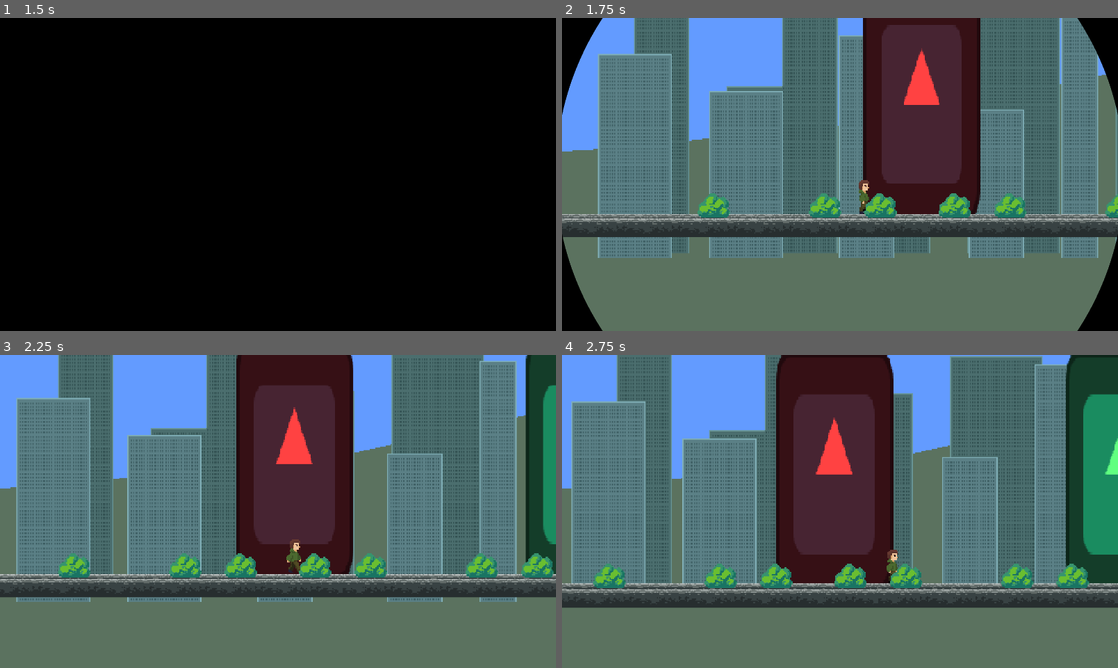
Above: before the commit, frames 1-4 (two rows, left to right).
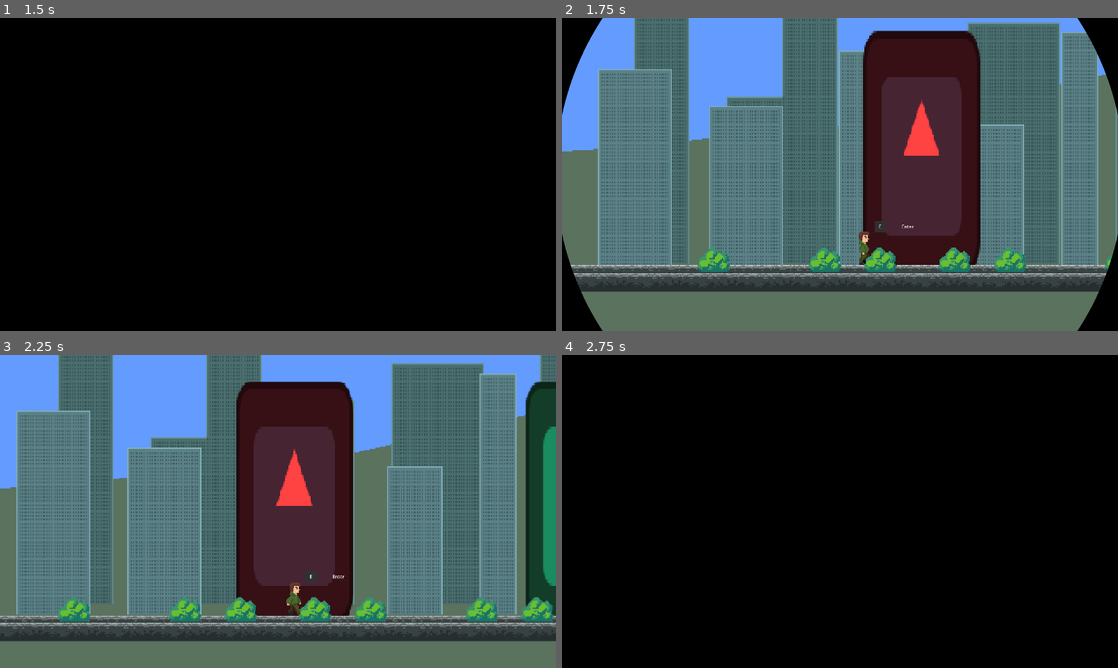
Above: after the commit, the same moments.

Repository: BoikoMaximAlexeevych/AndThenThereWereNone
Game: Godot game, scene res://scenes/ui/main_menu.tscn
Same seed, same stepped clock (60 frames per second), same inputs: the game is played once before the commit and once after it. Before the commit the project has no main scene; this scene is started directly in both runs. The engine's default icon, where the game draws it, is replaced by a stand-in: a white triangle on a blue panel in a dark square.
Inputs:
- Up to frame 1 (1.5 s): click "PLAY" at 0.5 s; hold D (move_right) from 1.28 s (still down); tap E (interact, bound only after the commit) at 1.35 s
- Up to frame 2 (1.75 s): keep holding D (move_right); tap Space (move_jump) at 1.52 s
- Up to frame 3 (2.25 s): keep holding D (move_right); tap E (interact, bound only after the commit) at 2.1 s
- Up to frame 4 (2.75 s): keep holding D (move_right); tap Space (move_jump) at 2.27 s

Frame 1 is identical in both runs. In frame 2, 28% of the frame differs, in the area x 0-100%, y 0-88%; in frame 3, 34%; in frame 4, 100%, in the area x 0-100%, y 0-100%.

Commit message:
setup main scene
yep

Diff:
--- /dev/null
+++ b/interaction_component.gd
@@ -0,0 +1,15 @@
+class_name InteractionComponent extends Node
+
+@export var input_component: InputComponent
+
+var character_can_enter := false
+
+func _ready() -> void:
+	SignalBus.character_can_enter_toggled.connect(_on_character_can_enter_toggled)
+
+func update():
+	if input_component.enter_pressed and character_can_enter:
+		SignalBus.player_enters_room.emit()
+
+func _on_character_can_enter_toggled():
+	character_can_enter = not character_can_enter
--- a/project.godot
+++ b/project.godot
@@ -11,6 +11,7 @@
 [application]
 
 config/name="AndThenThereWereNone"
+run/main_scene="uid://toa36wpelqr1"
 config/features=PackedStringArray("4.7", "GL Compatibility")
 run/max_fps=60
 config/icon="res://assets/icon.svg"
@@ -55,6 +56,11 @@
 "events": [Object(InputEventKey,"resource_local_to_scene":false,"resource_name":"","device":-1,"window_id":0,"alt_press …(191 unchanged characters)…
 ]
 }
+interact={
+"deadzone": 0.2,
+"events": [Object(InputEventKey,"resource_local_to_scene":false,"resource_name":"","device":-1,"window_id":0,"alt_pressed":false,"shift_pressed":false,"ctrl_pressed":false,"meta_pressed":false,"pressed":false,"keycode":0,"physical_keycode":69,"key_label":0,"unicode":101,"location":0,"echo":false,"script":null)
+]
+}
 
 [physics]
 
--- /dev/null
+++ b/resources/new_resource.tres
@@ -0,0 +1,7 @@
+[gd_resource type="Resource" script_class="RoomData" format=3 uid="uid://mawy6mlnospw"]
+
+[ext_resource type="Script" uid="uid://dh6aux36cyex6" path="res://scripts/RoomData.gd" id="1_6p7ku"]
+
+[resource]
+script = ExtResource("1_6p7ku")
+metadata/_custom_type_script = "uid://dh6aux36cyex6"
--- a/scenes/character.tscn
+++ b/scenes/character.tscn
@@ -5,6 +5,7 @@
 [ext_resource type="Texture2D" uid="uid://dpeh7rqpwsnah" path="res://assets/mgg (6).png" id="2_0lw5n"]
 [ext_resource type="Script" uid="uid://b2g6fg8wfvfnx" path="res://scripts/input_component.gd" id="2_rkhd4"]
 [ext_resource type="Script" uid="uid://wmxckpjx1j0" path="res://scripts/hitbox_component.gd" id="6_0lw5n"]
+[ext_resource type="Script" uid="uid://bs6hmm4hjs6f8" path="res://interaction_component.gd" id="6_a5ia6"]
 [ext_resource type="Script" uid="uid://c05o8ri7as1kd" path="res://scripts/camera_control_component.gd" id="7_2cgup"]
 [ext_resource type="Script" uid="uid://dm1bntgwxsus0" path="res://scripts/animation_state_component.gd" id="7_a5ia6"]
 
@@ -220,12 +221,13 @@
 transitions = ["Start", "Idle", SubResource("AnimationNodeStateMachineTransition_50cep"), "Idle", "Walk", SubResource("AnimationNodeStateMachineTransition_8yvht"), "Walk", "Idle", SubResource("AnimationNodeStateMachineTransition_lagn4")]
 graph_offset = Vector2(78, -134)
 
-[node name="Character" type="CharacterBody2D" unique_id=118948951 node_paths=PackedStringArray("input_component", "movement_component", "camera_control_component", "animation_state_component")]
+[node name="Character" type="CharacterBody2D" unique_id=118948951 node_paths=PackedStringArray("input_component", "movement_component", "camera_control_component", "animation_state_component", "interaction_component")]
 script = ExtResource("1_lrhn5")
 input_component = NodePath("Components/InputComponent")
 movement_component = NodePath("Components/MovementComponent")
 camera_control_component = NodePath("Components/CameraControlComponent")
 animation_state_component = NodePath("Components/AnimationStateComponent")
+interaction_component = NodePath("Components/InteractionComponent")
 
 [node name="Components" type="Node" parent="." unique_id=398867761]
 
@@ -256,6 +258,11 @@
 animation_tree = NodePath("../../AnimationTree")
 metadata/_custom_type_script = "uid://dm1bntgwxsus0"
 
+[node name="InteractionComponent" type="Node" parent="Components" unique_id=267101170 node_paths=PackedStringArray("input_component")]
+script = ExtResource("6_a5ia6")
+input_component = NodePath("../InputComponent")
+metadata/_custom_type_script = "uid://bs6hmm4hjs6f8"
+
 [node name="visibleItems" type="Node2D" parent="." unique_id=921784716]
 
 [node name="Sprite2D" type="Sprite2D" parent="visibleItems" unique_id=1112571107]
@@ -268,6 +275,7 @@
 shape = SubResource("CapsuleShape2D_g4v7s")
 
 [node name="Camera2D" type="Camera2D" parent="." unique_id=231829282]
+offset = Vector2(0, -32)
 position_smoothing_enabled = true
 drag_horizontal_enabled = true
 drag_horizontal_offset = 0.14
@@ -295,3 +303,11 @@
 anim_player = NodePath("../AnimationPlayer")
 parameters/Idle/blend_position = 0.0
 parameters/Walk/blend_position = 0.0
+
+[node name="UI_Marker" type="Control" parent="." unique_id=223231562]
+layout_mode = 3
+anchors_preset = 0
+offset_left = 9.0
+offset_top = -23.475
+offset_right = 9.095
+offset_bottom = -23.475
--- a/scenes/game.tscn
+++ b/scenes/game.tscn
@@ -2,6 +2,7 @@
 
 [ext_resource type="PackedScene" uid="uid://cicvc5eydpw26" path="res://scenes/character.tscn" id="1_yqjtg"]
 [ext_resource type="PackedScene" uid="uid://km7k5s4uhatl" path="res://scenes/test_level.tscn" id="2_yqjtg"]
+[ext_resource type="PackedScene" uid="uid://dlfbsofhak3sl" path="res://scenes/ui/interaction_hint.tscn" id="3_lnu2h"]
 
 [node name="Game" type="Node2D" unique_id=775338362]
 
@@ -29,3 +30,9 @@
 [node name="Character" parent="CanvasLayer/SubViewportContainer/SubViewport" unique_id=118948951 instance=ExtResource("1_yqjtg")]
 position = Vector2(47, 75.75)
 disable_mode = 2
+
+[node name="UI_Layer" type="CanvasLayer" parent="." unique_id=87134029]
+
+[node name="InteractionHint" parent="UI_Layer" unique_id=2071176343 node_paths=PackedStringArray("player", "viewport") instance=ExtResource("3_lnu2h")]
+player = NodePath("../../CanvasLayer/SubViewportContainer/SubViewport/Character")
+viewport = NodePath("../../CanvasLayer/SubViewportContainer/SubViewport")
--- /dev/null
+++ b/scenes/room.tscn
@@ -0,0 +1,14 @@
+[gd_scene format=3 uid="uid://ciy0sd8llphxg"]
+
+[ext_resource type="Script" uid="uid://cxflte8p3kaxr" path="res://scripts/room.gd" id="1_ffxv4"]
+[ext_resource type="Script" uid="uid://dh6aux36cyex6" path="res://scripts/RoomData.gd" id="2_ffxv4"]
+
+[sub_resource type="Resource" id="Resource_36trf"]
+script = ExtResource("2_ffxv4")
+metadata/_custom_type_script = "uid://dh6aux36cyex6"
+
+[node name="room" type="Node2D" unique_id=417347654]
+script = ExtResource("1_ffxv4")
+room_data = SubResource("Resource_36trf")
+
+[node name="TileMapLayer" type="TileMapLayer" parent="." unique_id=663286124]
--- a/scenes/test_level.tscn
+++ b/scenes/test_level.tscn
@@ -135,6 +135,7 @@
 script = ExtResource("3_x4b8f")
 collision_shape = NodePath("CollisionShape2D")
 marker = NodePath("Marker2D")
+room_scene = 2
 metadata/_custom_type_script = "uid://2sx2ubw0w5ys"
 
 [node name="CollisionShape2D" type="CollisionShape2D" parent="Houses/Sprite2D2/CameraCaptureArea" unique_id=550460724]
--- /dev/null
+++ b/scenes/test_room_1.tscn
@@ -0,0 +1,3 @@
+[gd_scene format=3 uid="uid://b70o3vpmcwt05"]
+
+[node name="TestRoom1" type="Node2D" unique_id=1102034542]
--- /dev/null
+++ b/scenes/ui/interaction_hint.tscn
@@ -0,0 +1,159 @@
+[gd_scene format=3 uid="uid://dlfbsofhak3sl"]
+
+[ext_resource type="Script" uid="uid://bklemgt8g8r6x" path="res://scripts/interaction_hint.gd" id="1_0wrgi"]
+
+[sub_resource type="Animation" id="Animation_0wrgi"]
+length = 0.001
+tracks/0/type = "value"
+tracks/0/imported = false
+tracks/0/enabled = true
+tracks/0/path = NodePath("MarginContainer/HBoxContainer/ColorRect:offset_transform_position")
+tracks/0/interp = 1
+tracks/0/loop_wrap = true
+tracks/0/keys = {
+"times": PackedFloat32Array(0),
+"transitions": PackedFloat32Array(1),
+"update": 0,
+"values": [Vector2(0, 0)]
+}
+tracks/1/type = "value"
+tracks/1/imported = false
+tracks/1/enabled = true
+tracks/1/path = NodePath(".:visible")
+tracks/1/interp = 1
+tracks/1/loop_wrap = true
+tracks/1/keys = {
+"times": PackedFloat32Array(0),
+"transitions": PackedFloat32Array(1),
+"update": 1,
+"values": [true]
+}
+tracks/2/type = "value"
+tracks/2/imported = false
+tracks/2/enabled = true
+tracks/2/path = NodePath(".:modulate")
+tracks/2/interp = 1
+tracks/2/loop_wrap = true
+tracks/2/keys = {
+"times": PackedFloat32Array(0),
+"transitions": PackedFloat32Array(1),
+"update": 0,
+"values": [Color(1, 1, 1, 1)]
+}
+tracks/3/type = "value"
+tracks/3/imported = false
+tracks/3/enabled = true
+tracks/3/path = NodePath(".:active")
+tracks/3/interp = 1
+tracks/3/loop_wrap = true
+tracks/3/keys = {
+"times": PackedFloat32Array(0),
+"transitions": PackedFloat32Array(1),
+"update": 1,
+"values": [false]
+}
+
+[sub_resource type="Animation" id="Animation_dqjvw"]
+resource_name = "appear"
+length = 0.2
+tracks/0/type = "value"
+tracks/0/imported = false
+tracks/0/enabled = true
+tracks/0/path = NodePath(".:visible")
+tracks/0/interp = 1
+tracks/0/loop_wrap = true
+tracks/0/keys = {
+"times": PackedFloat32Array(0, 0.033333335),
+"transitions": PackedFloat32Array(1, 1),
+"update": 1,
+"values": [false, true]
+}
+tracks/1/type = "value"
+tracks/1/imported = false
+tracks/1/enabled = true
+tracks/1/path = NodePath(".:modulate")
+tracks/1/interp = 1
+tracks/1/loop_wrap = true
+tracks/1/keys = {
+"times": PackedFloat32Array(0, 0.2),
+"transitions": PackedFloat32Array(1, 1),
+"update": 0,
+"values": [Color(1, 1, 1, 0), Color(1, 1, 1, 1)]
+}
+tracks/2/type = "value"
+tracks/2/imported = false
+tracks/2/enabled = true
+tracks/2/path = NodePath(".:active")
+tracks/2/interp = 1
+tracks/2/loop_wrap = true
+tracks/2/keys = {
+"times": PackedFloat32Array(0, 0.033333335),
+"transitions": PackedFloat32Array(1, 1),
+"update": 1,
+"values": [false, true]
+}
+
+[sub_resource type="Animation" id="Animation_li7cg"]
+resource_name = "press_button"
+loop_mode = 1
+tracks/0/type = "value"
+tracks/0/imported = false
+tracks/0/enabled = true
+tracks/0/path = NodePath("MarginContainer/HBoxContainer/ColorRect:offset_transform_position")
+tracks/0/interp = 0
+tracks/0/loop_wrap = true
+tracks/0/keys = {
+"times": PackedFloat32Array(0, 0.5),
+"transitions": PackedFloat32Array(1, 1),
+"update": 1,
+"values": [Vector2(0, 0), Vector2(0, 5)]
+}
+
+[sub_resource type="AnimationLibrary" id="AnimationLibrary_0wrgi"]
+_data = {
+&"RESET": SubResource("Animation_0wrgi"),
+&"appear": SubResource("Animation_dqjvw"),
+&"press_button": SubResource("Animation_li7cg")
+}
+
+[node name="InteractionHint" type="Control" unique_id=2071176343]
+layout_mode = 3
+anchors_preset = 0
+script = ExtResource("1_0wrgi")
+
+[node name="MarginContainer" type="MarginContainer" parent="." unique_id=18343173]
+layout_mode = 0
+offset_right = 187.0
+offset_bottom = 40.0
+
+[node name="HBoxContainer" type="HBoxContainer" parent="MarginContainer" unique_id=376929080]
+layout_mode = 2
+
+[node name="ColorRect" type="ColorRect" parent="MarginContainer/HBoxContainer" unique_id=1215667955]
+custom_minimum_size = Vector2(40, 40)
+custom_maximum_size = Vector2(40, 40)
+layout_mode = 2
+size_flags_horizontal = 3
+offset_transform_enabled = true
+color = Color(0.19090384, 0.19090384, 0.19090384, 1)
+
+[node name="RichTextLabel" type="RichTextLabel" parent="MarginContainer/HBoxContainer/ColorRect" unique_id=1381252788]
+layout_mode = 0
+offset_right = 40.0
+offset_bottom = 40.0
+text = "X"
+horizontal_alignment = 1
+vertical_alignment = 1
+
+[node name="RichTextLabel" type="RichTextLabel" parent="MarginContainer/HBoxContainer" unique_id=191193030]
+layout_mode = 2
+size_flags_horizontal = 3
+size_flags_stretch_ratio = 4.08
+text = "placeholder text
+"
+horizontal_alignment = 1
+vertical_alignment = 1
+
+[node name="AnimationPlayer" type="AnimationPlayer" parent="." unique_id=1876748852]
+libraries/ = SubResource("AnimationLibrary_0wrgi")
+autoplay = &"press_button"
--- a/scenes/ui/main_menu.tscn
+++ b/scenes/ui/main_menu.tscn
@@ -1,6 +1,6 @@
 [gd_scene format=3 uid="uid://toa36wpelqr1"]
 
-[ext_resource type="Script" uid="uid://dx6g5b0fkcugf" path="res://scenes/ui/main_menu.gd" id="1_sl1te"]
+[ext_resource type="Script" uid="uid://dx6g5b0fkcugf" path="res://scripts/main_menu.gd" id="1_sl1te"]
 
 [node name="MainMenu" type="Control" unique_id=282838932]
 layout_mode = 3
--- /dev/null
+++ b/scripts/RoomData.gd
@@ -0,0 +1,8 @@
+class_name RoomData
+extends Resource
+
+@export var tile_set: TileSet
+@export var garbage_sprites: Array[Texture2D]
+@export var furniture_sprites: Array[Texture2D]
+@export var key_item_sprite: Texture2D
+@export var minigame_scene: String
--- a/scripts/SignalBus.gd
+++ b/scripts/SignalBus.gd
@@ -1,3 +1,10 @@
 extends Node
 
 signal game_state_changed(new_state: Globals.GAME_STATE)
+
+signal show_hint(key: String, hint: String)
+signal hide_hint()
+
+signal character_can_enter_toggled()
+
+signal player_enters_room()
--- a/scripts/camera_capture_area.gd
+++ b/scripts/camera_capture_area.gd
@@ -3,16 +3,26 @@
 
 @export var collision_shape: CollisionShape2D
 @export var marker: Marker2D
+@export var room_scene: Globals.SCENES
+
+var player_in_zone := false
 
 func _ready() -> void:
 	connect("area_entered", _on_area_entered)
 	connect("area_exited", _on_area_exited)
+	SignalBus.player_enters_room.connect(_on_player_enters)
 
 func _on_area_entered(area: Area2D) -> void:
-	print("hey")
 	if area is HitboxComponent:
 		(area as HitboxComponent).entered_camera_lock_area.emit(marker.global_position)
+		SignalBus.character_can_enter_toggled.emit()
+		SignalBus.show_hint.emit("E", "Enter")
 
 func _on_area_exited(area: Area2D) -> void:
 	if area is HitboxComponent:
+		SignalBus.character_can_enter_toggled.emit()
 		(area as HitboxComponent).exited_camera_lock_area.emit()
+		SignalBus.hide_hint.emit()
+
+func _on_player_enters():
+	SceneChangeManager.change_scene_to(room_scene)
--- a/scripts/camera_control_component.gd
+++ b/scripts/camera_control_component.gd
@@ -7,6 +7,8 @@
 
 var in_area: bool = false
 var area_focus_pos: Vector2
+
+var camera_offset = Vector2(0., -32)
 
 func _ready() -> void:
 	hitbox_component.entered_camera_lock_area.connect(_on_entered_cla)
@@ -29,9 +31,9 @@
 			0.05
 		)
 	else:
-		if camera.global_position.distance_to(body.global_position) >= 10.:
+		if camera.global_position.distance_to(body.global_position + camera_offset) >= 10.:
 			camera.global_position = lerp(
 				camera.global_position,
-				body.global_position,
+				body.global_position + camera_offset,
 				0.03
 			)
--- a/scripts/character.gd
+++ b/scripts/character.gd
@@ -1,12 +1,15 @@
-extends CharacterBody2D
+class_name Player extends CharacterBody2D
 
 @export_category("Components")
 @export var input_component: InputComponent
 @export var movement_component: MovementComponent
 @export var camera_control_component: CameraControlComponent
 @export var animation_state_component: AnimationStateComponent
+@export var interaction_component: InteractionComponent
 
 @onready var visibles := $visibleItems
+
+@onready var ui_marker: Control = $UI_Marker
 
 func _update_components(delta: float) -> void:
 	input_component.update()
@@ -14,6 +17,7 @@
 	movement_component.tick(delta)
 	camera_control_component.update()
 	animation_state_component.update()
+	interaction_component.update()
 
 func _physics_process(delta: float) -> void:
 	_update_components(delta)
--- a/scripts/globals.gd
+++ b/scripts/globals.gd
@@ -1,13 +1,15 @@
 extends Node
 
-enum SCENES{MENU, MAIN}
+enum SCENES {MENU, MAIN, ROOM1}
 enum GAME_STATE{PLAY, CUTSCENE}
 
 
 var MENU_PATH: String = "res://scenes/ui/main_menu.tscn"
 var MAIN_SCENE_PATH: String = "res://scenes/game.tscn"
+var ROOM1_PATH: String = "res://scenes/test_room_1.tscn"
 
 var SCENES_DICT: Dictionary[SCENES, String] = {
 	SCENES.MENU: MENU_PATH,
-	SCENES.MAIN: MAIN_SCENE_PATH
+	SCENES.MAIN: MAIN_SCENE_PATH,
+	SCENES.ROOM1: ROOM1_PATH
 	}
--- a/scripts/input_component.gd
+++ b/scripts/input_component.gd
@@ -3,7 +3,9 @@
 
 var movement_direction: Vector2 = Vector2.ZERO
 var jump_pressed: bool = false
+var enter_pressed: bool = false
 
 func update() -> void:
 	movement_direction = Input.get_vector("move_left", "move_right", "move_up", "move_down")
 	jump_pressed = Input.is_action_just_pressed("move_jump")
+	enter_pressed = Input.is_action_just_pressed("interact")
--- /dev/null
+++ b/scripts/interaction_hint.gd
@@ -0,0 +1,33 @@
+extends Control
+
+enum MODE{player, fixed}
+
+@export var player: Player
+@export var mode: MODE
+@export var viewport: SubViewport
+
+@onready var _key: RichTextLabel = $MarginContainer/HBoxContainer/ColorRect/RichTextLabel
+@onready var _hint: RichTextLabel = $MarginContainer/HBoxContainer/RichTextLabel
+@onready var animPlayer: AnimationPlayer = $AnimationPlayer
+
+@export var active: bool = false
+
+func _ready() -> void:
+	SignalBus.show_hint.connect(_on_show_hint)
+	SignalBus.hide_hint.connect(_on_hide_hint)
+
+func _process(delta: float) -> void:
+	if active:
+		self.position = player.ui_marker.get_screen_position()
+		await animPlayer.animation_finished
+		animPlayer.play("press_button")
+
+func _on_show_hint(key: String, hint: String):
+	animPlayer.play("appear")
+	_key.text = key
+	_hint.text = hint
+
+func _on_hide_hint():
+	animPlayer.play_backwards("appear")
+	_key.text = ""
+	_hint.text = ""
--- /dev/null
+++ b/scripts/room.gd
@@ -0,0 +1,3 @@
+extends Node2D
+
+@export var room_data: RoomData
Not shown, added: interaction_component.gd.uid
Not shown, added: scripts/RoomData.gd.uid
Not shown, added: scripts/interaction_hint.gd.uid
Renamed: scenes/ui/main_menu.gd -> scripts/main_menu.gd
Renamed: scenes/ui/main_menu.gd.uid -> scripts/main_menu.gd.uid
Not shown, added: scripts/room.gd.uid
